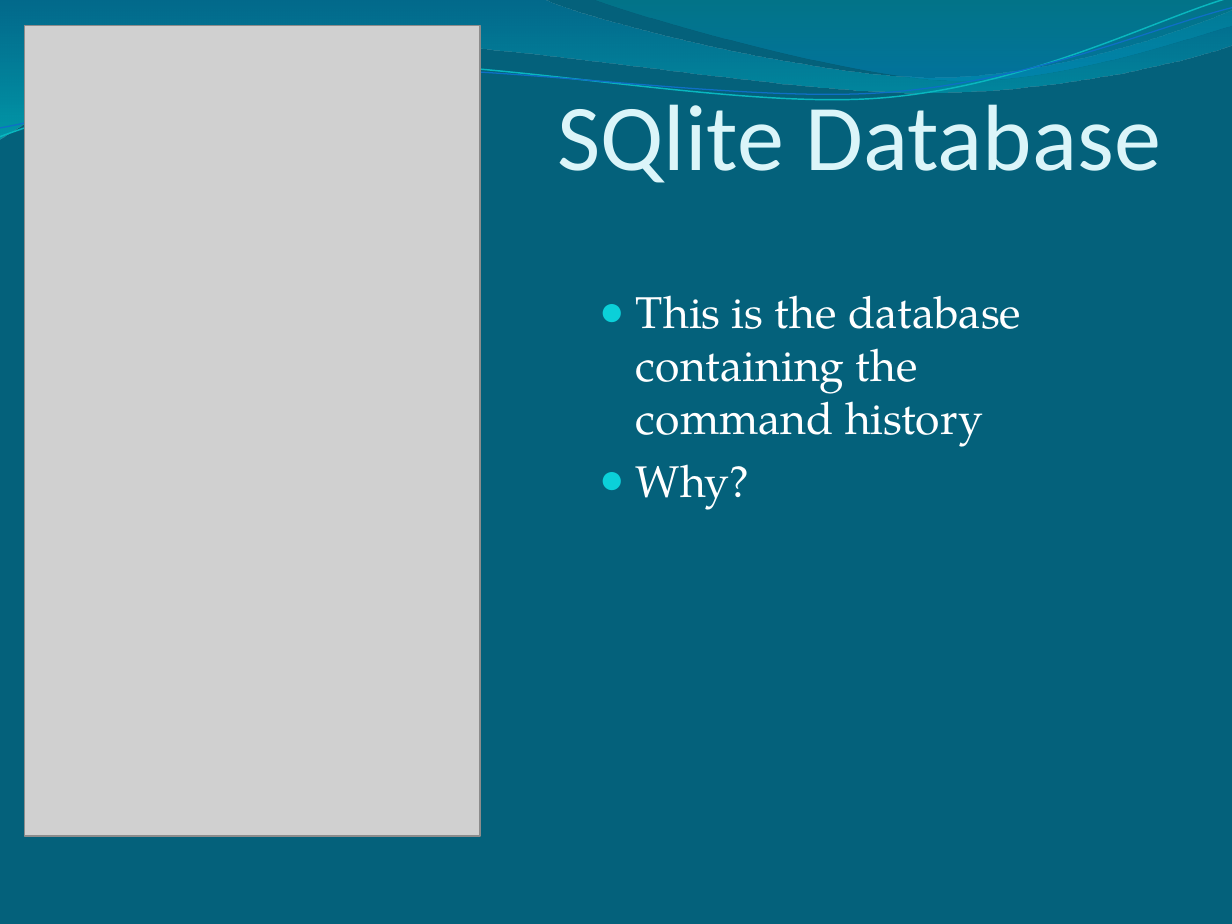
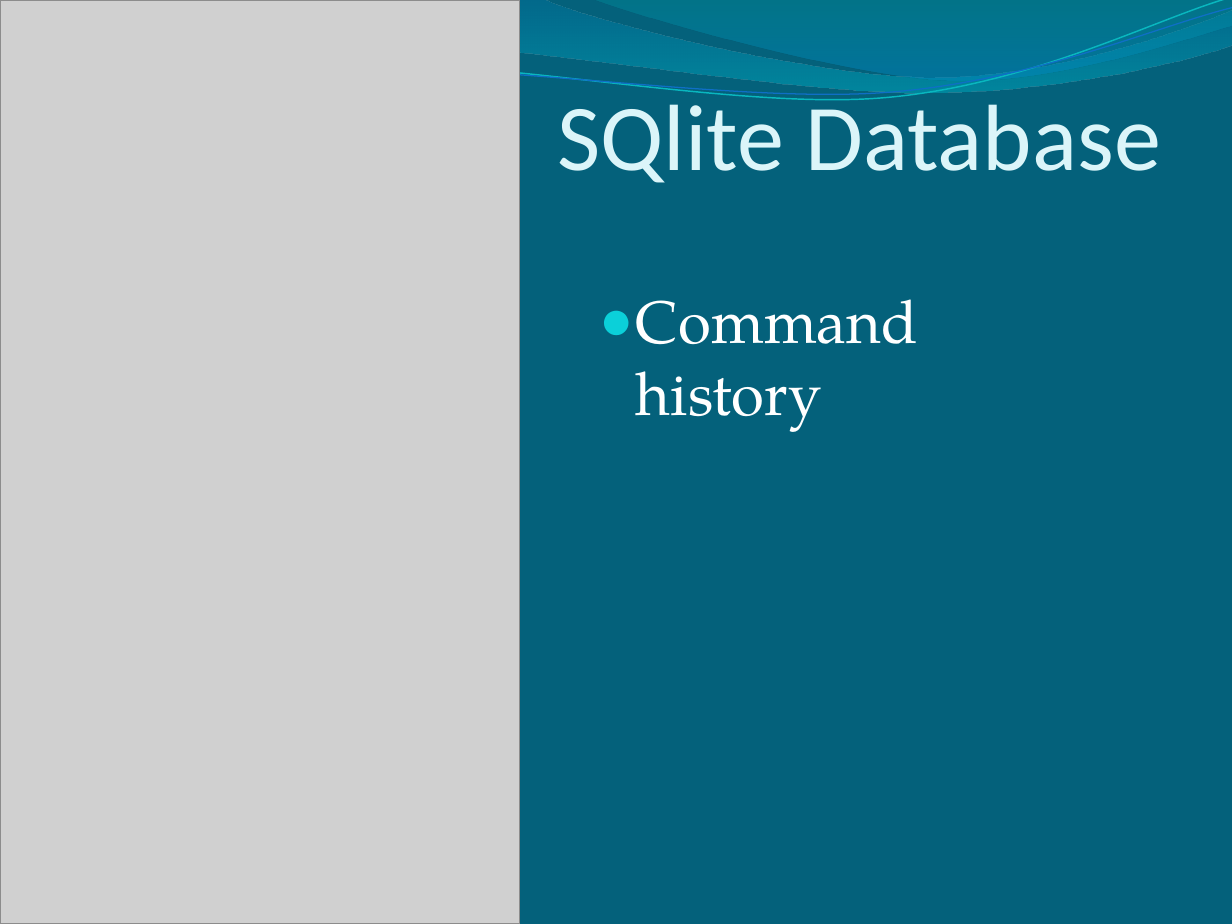
Before and after one commit to Pontus92/JAMP, a slide deck: slide 12 of PowerPoint/Easy Speech.pptx (slide 7 before the commit). Drawn at 1232x924 pixels with LibreOffice and Linux fonts; fonts in the diff are those of the drawing; grey boxes stand for pictures. Boxes give left, top, right and bottom in pixels: in the first picture for what was removed or moved away, otherwise in the second. Text is boxed around its words. In the diff, an @@ line names an element or a change of style, - is before the commit and + after.

```diff
--- a/PowerPoint/Easy Speech.pptx
+++ b/PowerPoint/Easy Speech.pptx
@@ picture: place and size @@
-picture at box(25, 26, 480, 837)
+picture at box(0, 0, 520, 924)
@@ text at box(636, 299, 918, 432): text changed; size 26 to 35 pt @@
-● This is the database containing the command history
-● Why?
+● Command history
```
Also in this commit, not shown: 4 other slides changed, 12 slides added, 2 slides removed, 1 other file.
